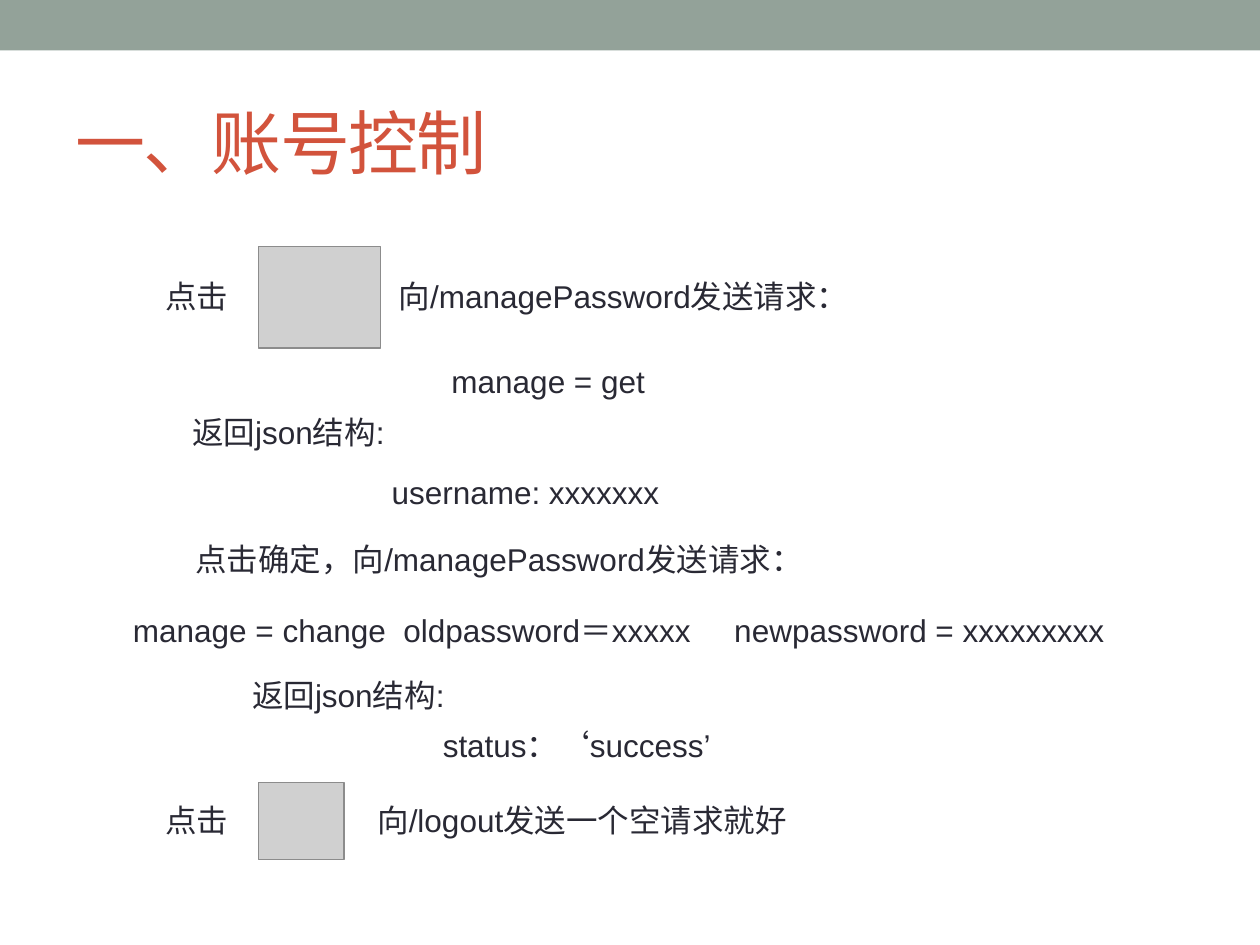
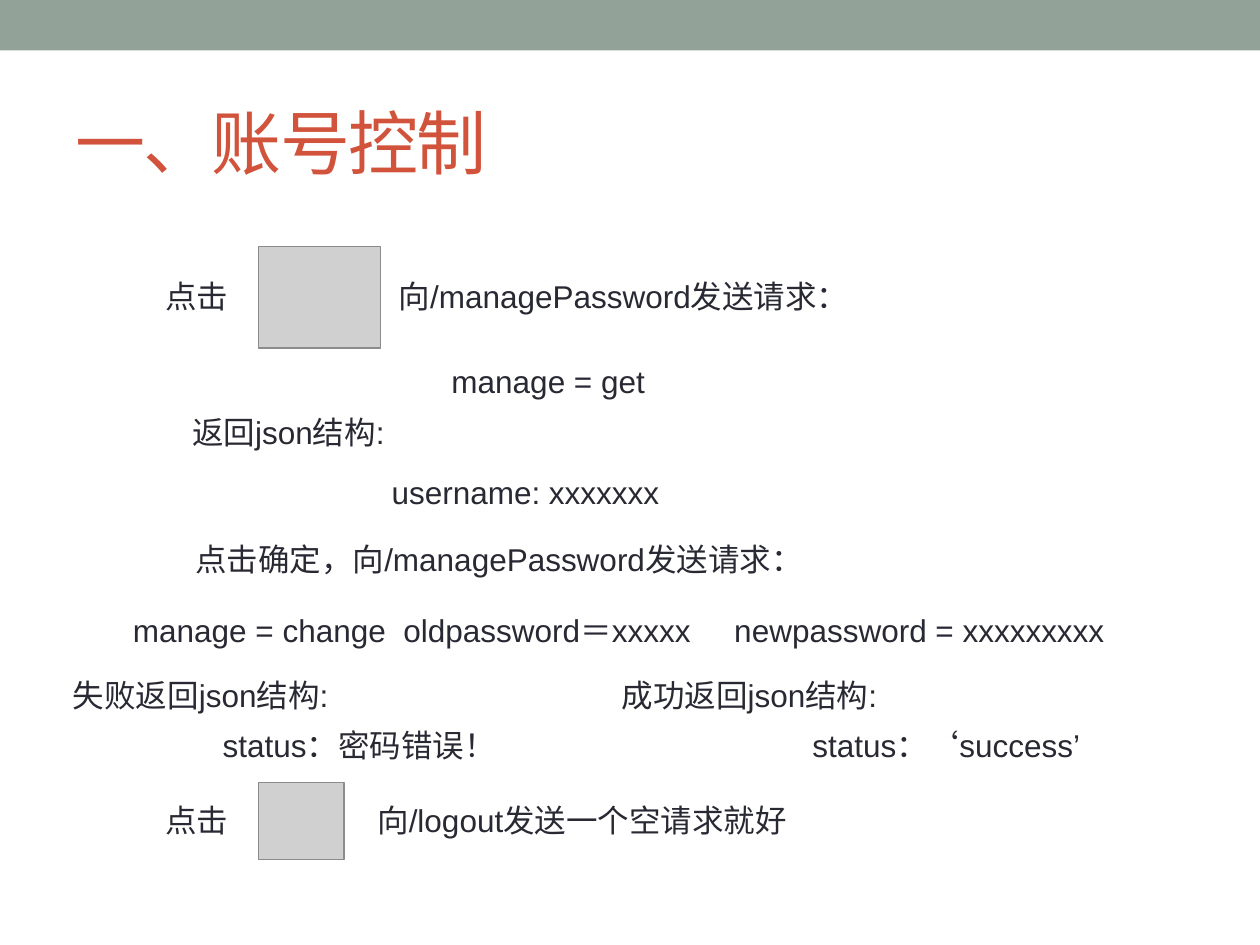
Before and after one commit to ChanSeaThink/LULLGREE, a slide deck: slide 6 of ZSGree前后端逻辑及接口.pptx. Drawn at 1260x945 pixels with LibreOffice and Linux fonts; fonts in the diff are those of the drawing; grey boxes stand for pictures. Boxes give left, top, right and bottom in pixels: in the first picture for what was removed or moved away, otherwise in the second. Text is boxed around its words. In the diff, an @@ line names an element or a change of style, - is before the commit and + after.

```diff
--- a/ZSGree前后端逻辑及接口.pptx
+++ b/ZSGree前后端逻辑及接口.pptx
@@ text added at (73, 680, 329, 714), 18 pt, text #292934 @@
+失败返回json结构:
@@ text at (622, 680, 878, 714): text changed @@
-返回json结构:
+成功返回json结构:
@@ text added at (223, 732, 496, 760), 18 pt, text #292934 @@
+status：密码错误！
@@ text "status：‘success’": place and size @@
-text "status：‘success’" at (443, 732, 711, 758)
+text "status：‘success’" at (812, 732, 1080, 758)
```
Also in this commit, not shown: 3 other slides changed, 2 other files.
